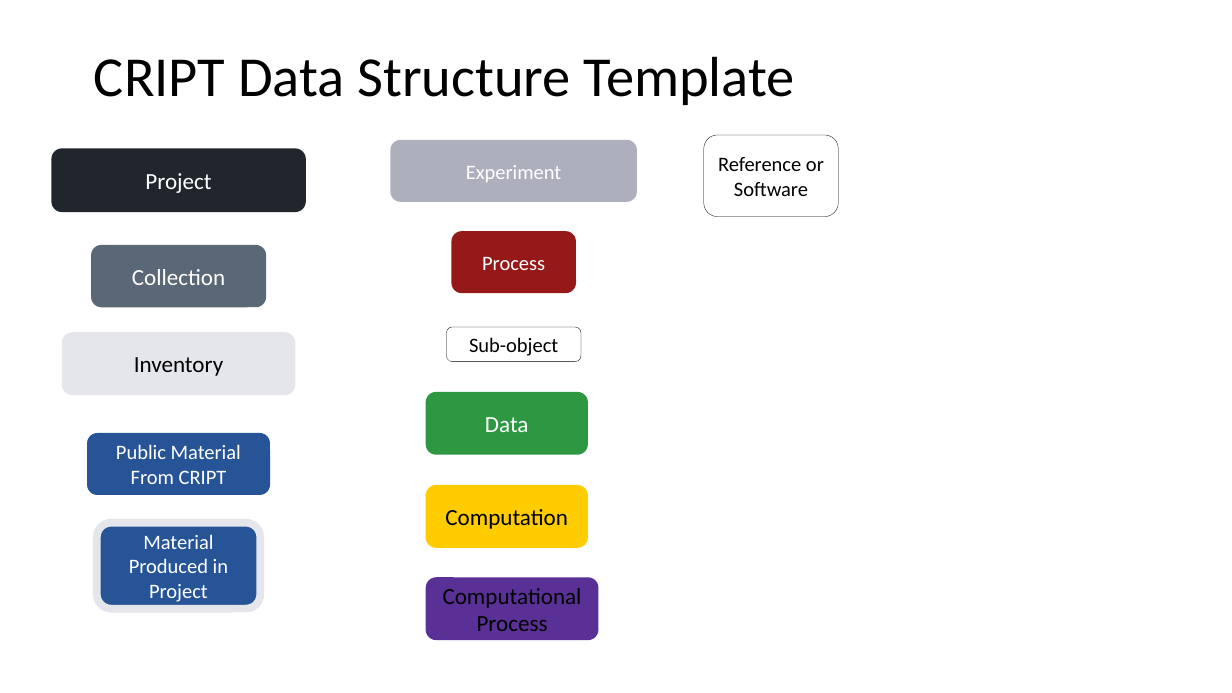
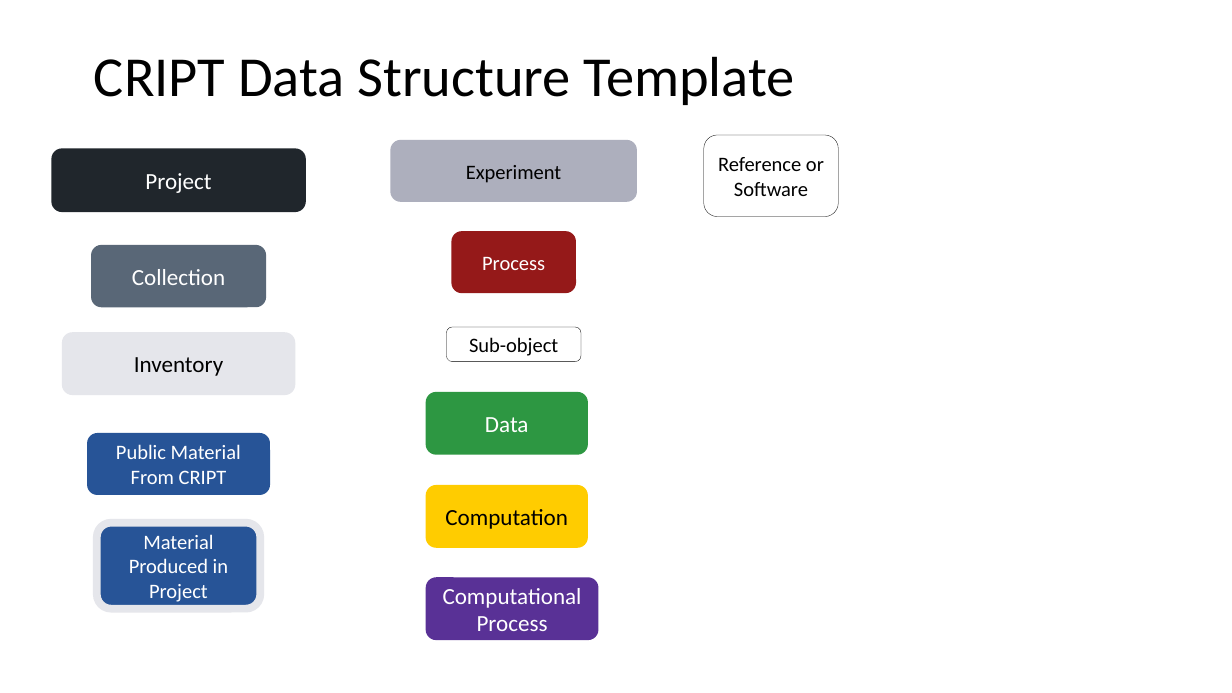
Before and after one commit to C-Accel-CRIPT/criptscripts, a slide deck: slide 1 of cript_graph/graph_ppt/CRIPT_Data_Structure_Template.pptx. Drawn at 1232x693 pixels with LibreOffice and Linux fonts; fonts in the diff are those of the drawing. Boxes give left, top, right and bottom in pixels: in the first picture for what was removed or moved away, otherwise in the second. Text is boxed around its words. In the diff, an @@ line names an element or a change of style, - is before the commit and + after.

Commit message:
updated CRIPT_Data_Structure_Template.pptx
* updated color to match research paper

```diff
--- a/cript_graph/graph_ppt/CRIPT_Data_Structure_Template.pptx
+++ b/cript_graph/graph_ppt/CRIPT_Data_Structure_Template.pptx
@@ rounded rectangle "Experiment" at (390,140,637,201): text colour #FFFFFF to #000000 @@
@@ rounded rectangle "Computational Process" at (426,578,599,640): text colour #000000 to #FFFFFF @@
```
